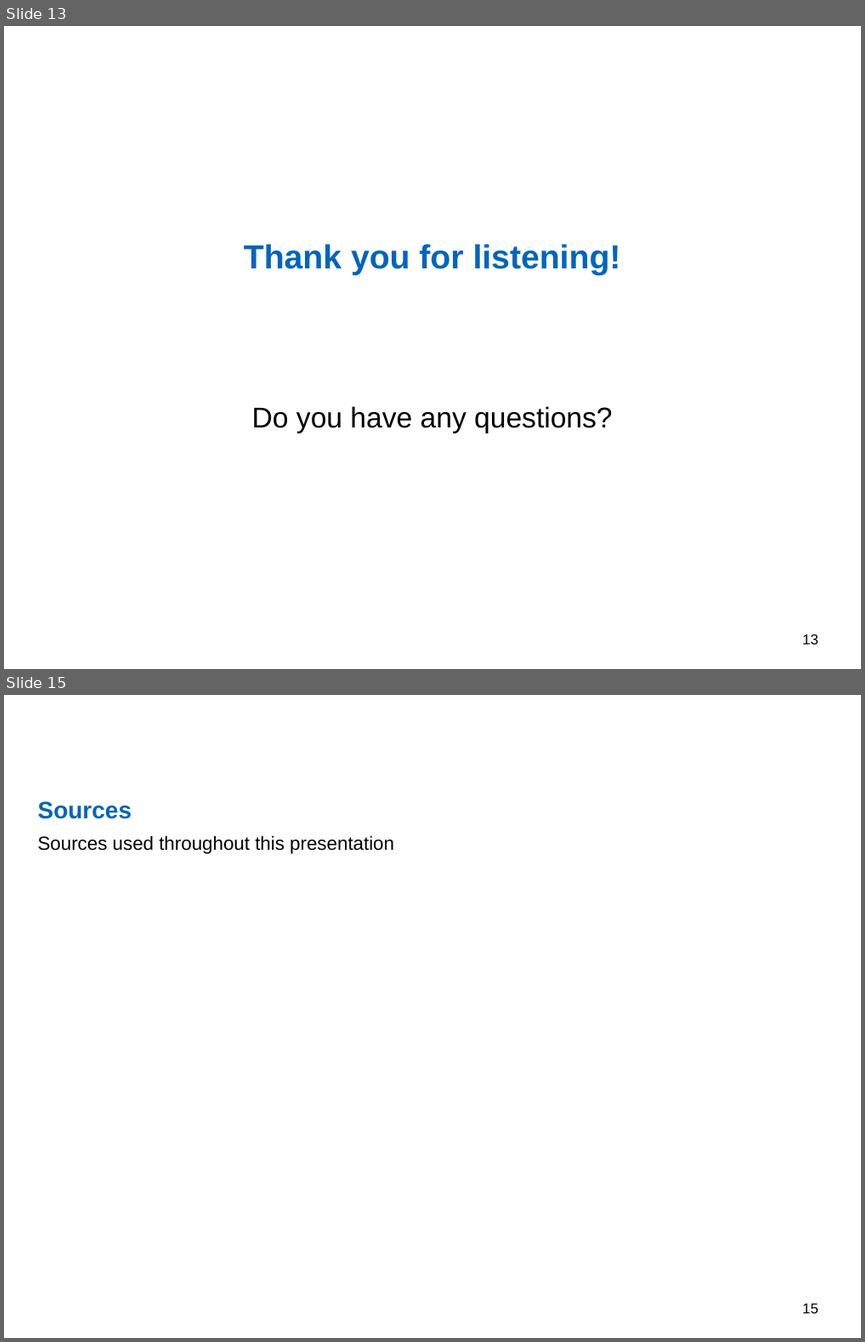
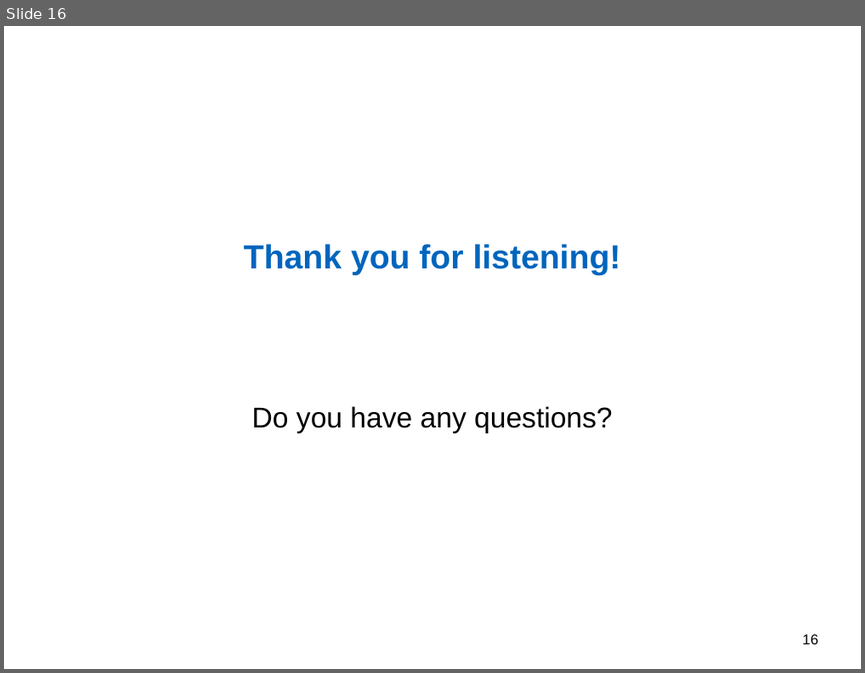
Before and after one commit to nimarb/deep-learning-sca-paper, a slide deck: deep-learning-sca-paper-presentation.pptx. Shown one above the other, each under a label of ours: slides 13 and 15 before the commit, slide 16 after it; the slides between them are not shown. The pictures are 865x1342 and 865x673 pixels, drawn with LibreOffice and Linux fonts; fonts in the diff are those of the drawing; background and template pictures are left out. Boxes give left, top, right and bottom in pixels: in the first picture for what was removed or moved away, otherwise in the second. Text is boxed around its words. In the diff, an @@ line names an element or a change of style, - is before the commit and + after.

```diff
--- a/deep-learning-sca-paper-presentation.pptx
+++ b/deep-learning-sca-paper-presentation.pptx
@@ slide 15 removed at [4,695,861,1338], background #FFFFFF @@
@@ title removed at [38,801,132,819] @@
-Sources
@@ text removed at [38,835,394,854] @@
-Sources used throughout this presentation
@@ page number removed at [802,1303,818,1313] @@
-15
@@ what was slide 13 is now slide 16 @@
@@ page number at [802,634,818,644]: text changed @@
-13
+16
```
Also in this commit, not shown: 9 slides changed, 6 slides added, 2 other slides removed, 4 other files.
